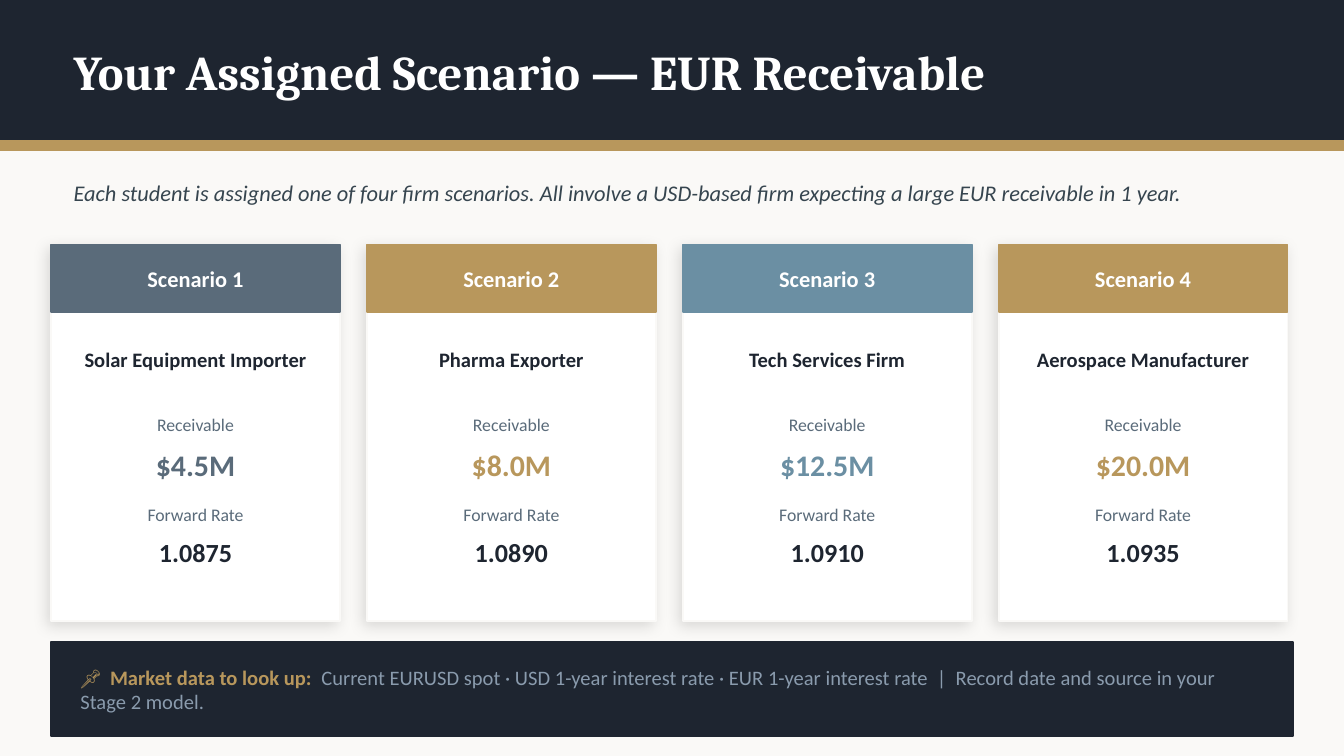
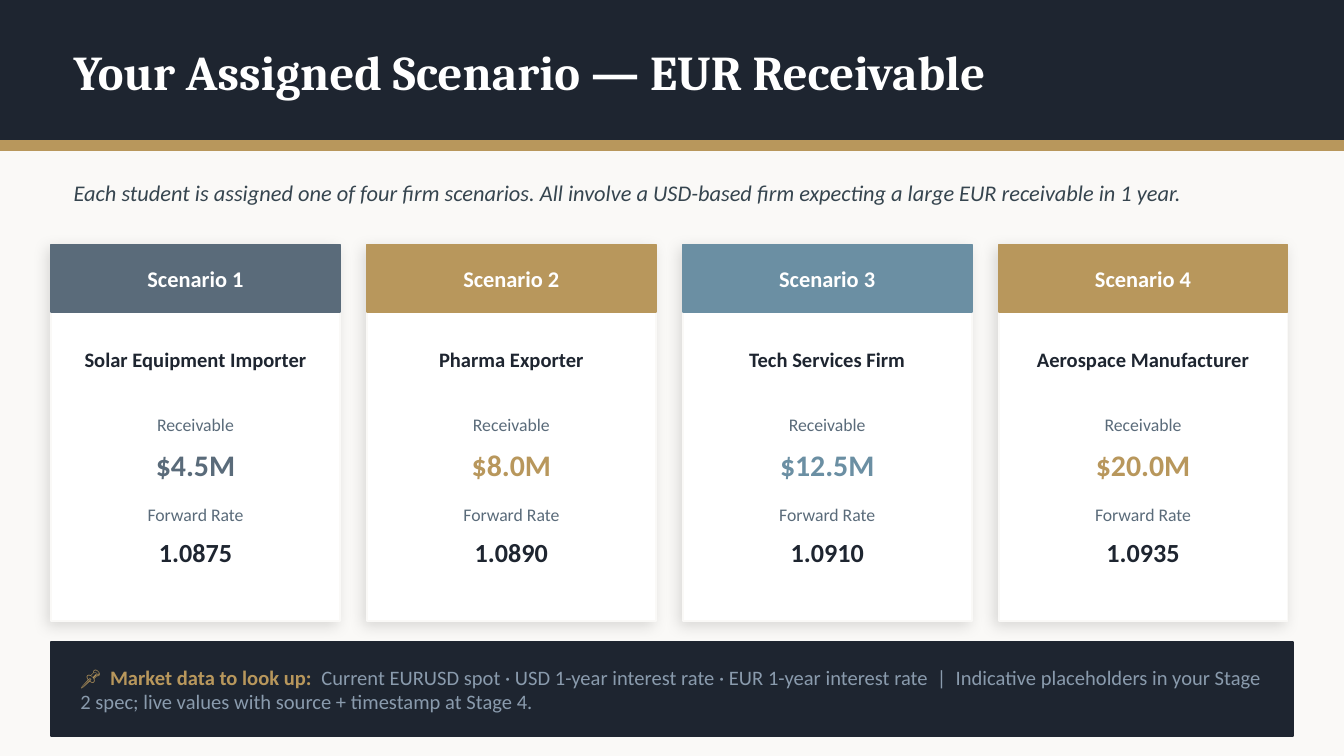
Before and after one commit to adamwstauffer/shidler, a slide deck: slide 11 of courses/International-Finance-And-Securities/projects/fx-hedging/FX-Hedging-Project.pptx (slide 9 before the commit). Drawn at 1344x756 pixels with LibreOffice and Linux fonts; fonts in the diff are those of the drawing. Boxes give left, top, right and bottom in pixels: in the first picture for what was removed or moved away, otherwise in the second. Text is boxed around its words. In the diff, an @@ line names an element or a change of style, - is before the commit and + after.

```diff
--- a/courses/International-Finance-And-Securities/projects/fx-hedging/FX-Hedging-Project.pptx
+++ b/courses/International-Finance-And-Securities/projects/fx-hedging/FX-Hedging-Project.pptx
@@ text at <box>80,670,1261,713</box>: text changed @@
-📌 Market data to look up: Current EURUSD spot · USD 1-year interest rate · EUR 1-year interest rate | Record date and source in your Stage 2 model.
+📌 Market data to look up: Current EURUSD spot · USD 1-year interest rate · EUR 1-year interest rate | Indicative placeholders in your Stage 2 spec; live values with source + timestamp at Stage 4.
```
Also in this commit, not shown: 14 other slides changed, 3 slides added, 1 slide removed.
